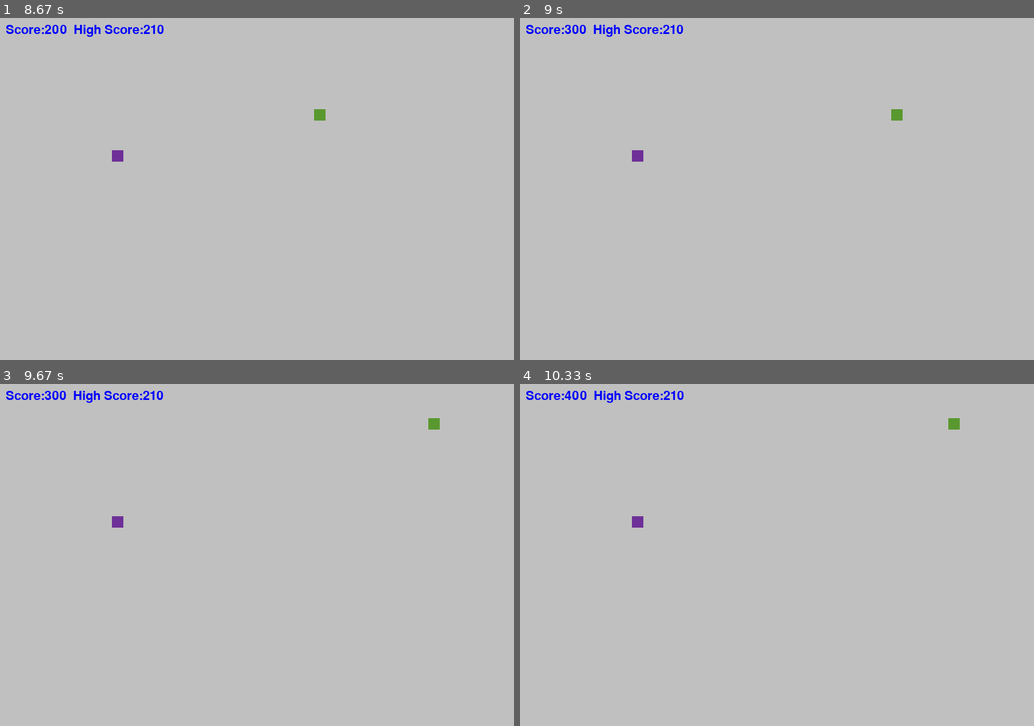
Above: before the commit, frames 1-4 (two rows, left to right).
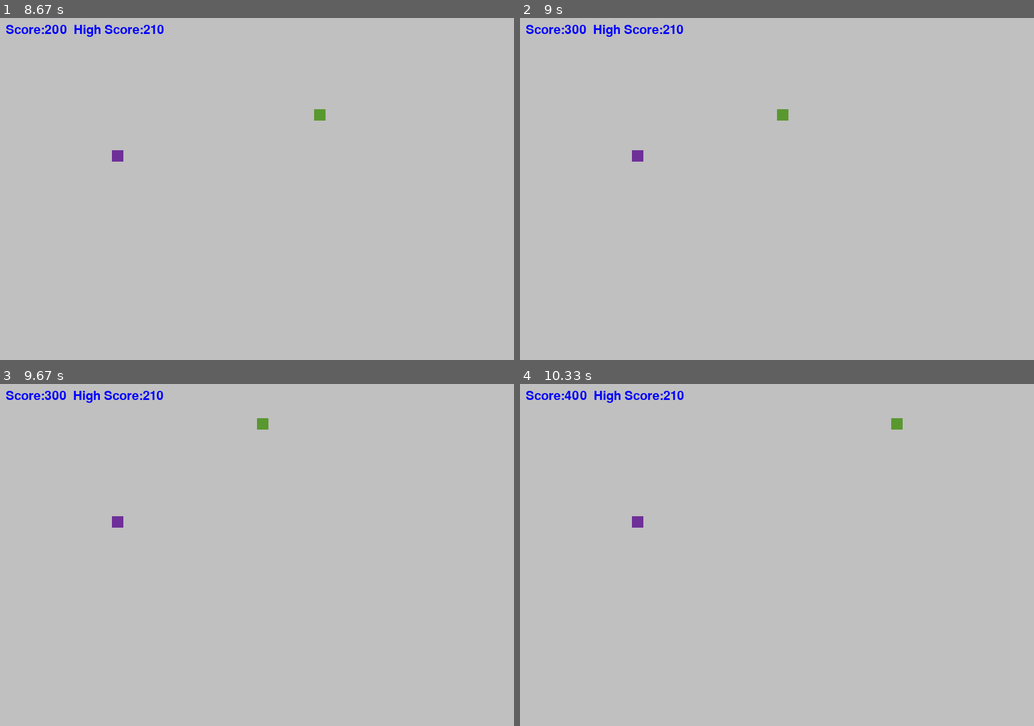
Above: after the commit, the same moments.

Repository: Shaswat125/Snake_pygame
Game: pygame game, started from Snake_game.py
Two runs of this game, one before a commit and one after it. Both use one fixed random seed, a clock stepped at 60 frames per second and the inputs below.
Inputs:
- Up to frame 1 (8.67 s): tap Enter at 0.33, 2.67 s; hold C 0.67-1.13 s; hold Right 0.67-1.13 s; hold V 1.17-1.63 s; hold Right 1.17-1.63 s; hold Up 2.17-2.63 s; hold Enter 4-4.47 s; tap C at 4.5, 7.22 s; hold Down 5.9-6.2 s; hold Left 6.23-6.63 s; hold Up 6.67-7.03 s; hold Right 7.07-7.7 s; hold Down 7.73-8.1 s; hold Left 8.13-8.6 s; hold Right from 8.63 s (still down)
- Up to frame 2 (9 s): keep holding Right; tap C at 8.78 s
- Up to frame 3 (9.67 s): release Right at 9.1 s; hold Up 9.13-9.43 s; hold Right from 9.47 s (still down)
- Up to frame 4 (10.33 s): release Right at 9.93 s; hold Left from 9.97 s (still down); tap C at 10.12 s

Frame 1 is identical in both runs. In frame 2, 0.1% of the frame differs, in the area x 50-75%, y 26-30%; in frame 3, 0.1%; in frame 4, 0.1%.

Commit message:
Game continues when snake goes back without exiting

Diff:
--- a/Snake_game.py
+++ b/Snake_game.py
@@ -76,37 +76,35 @@
     in_velocity = 5
     speed_x = 5
     speed_y = 0
-    if(not os.path.exists("HighScore.txt")):
+    last_direction = 'RIGHT'
+    if not os.path.exists("HighScore.txt"):
         f = open("HighScore.txt", "w")
         f.write("0")
         f.close()
     f = open("HighScore.txt", "r")
     hi_score = f.read()
     f.close()
-
     snk_list = []
     snk_length = 1
     food_x = random.randint(30, width / 2)
     food_y = random.randint(30, height / 2)
     score = 0
-
     while not exit_game:
         if game_over:
             f = open("HighScore.txt", "w")
             f.write(str(hi_score))
             f.close()
             gameWindow.fill(silver)
-            gameWindow.blit(go,(0,0))
+            gameWindow.blit(go, (0, 0))
             text_screen("Press enter to play again", white, 300, 520)
             for event in pygame.event.get():
                 if event.type == pygame.QUIT:
                     exit_game = True
                     pygame.quit()
                     quit()
-                if event.type==pygame.KEYDOWN:
-                    if event.key==pygame.K_RETURN:
+                if event.type == pygame.KEYDOWN:
+                    if event.key == pygame.K_RETURN:
                         welcome()
-                if event.type == pygame.KEYDOWN:
                     if event.key == pygame.K_ESCAPE:
                         exit_game = True
                         pygame.quit()
@@ -115,29 +113,27 @@
             for event in pygame.event.get():
                 if event.type == pygame.QUIT:
                     exit_game = True
-
                 if event.type == pygame.KEYDOWN:
-                    if event.key == pygame.K_RIGHT:
+                    if event.key == pygame.K_RIGHT and last_direction != 'LEFT':
                         speed_x = in_velocity
                         speed_y = 0
-
-                    if event.key == pygame.K_LEFT:
+                        last_direction = 'RIGHT'
+                    elif event.key == pygame.K_LEFT and last_direction != 'RIGHT':
                         speed_x = -in_velocity
                         speed_y = 0
-
-                    if event.key == pygame.K_UP:
+                        last_direction = 'LEFT'
+                    elif event.key == pygame.K_UP and last_direction != 'DOWN':
                         speed_y = -in_velocity
                         speed_x = 0
-
-                    if event.key == pygame.K_DOWN:
+                        last_direction = 'UP'
+                    elif event.key == pygame.K_DOWN and last_direction != 'UP':
                         speed_y = in_velocity
                         speed_x = 0
-                    # To increase score press c
+                        last_direction = 'DOWN'
                     if event.key == pygame.K_c:
-                        score+=100
-                    # To decrease velocity press v
+                        score += 100
                     if event.key == pygame.K_v:
-                        in_velocity-=1
+                        in_velocity -= 1
                 if event.type == pygame.KEYDOWN:
                     if event.key == pygame.K_ESCAPE:
                         exit_game = True
@@ -145,39 +141,36 @@
                         quit()
             x += speed_x
             y += speed_y
-
-            if x>width or x<0 or y<0 or y>height:
-                game_over=True
-
+            if x > width or x < 0 or y < 0 or y > height:
+                game_over = True
             gameWindow.fill(silver)
-            text_screen("Score:" + str(score)+ "  High Score:"+str(hi_score), blue, 10, 10)
-            plot_snake(gameWindow,red, snk_list,sn_size)
-
+            text_screen("Score:" + str(score) + "  High Score:" + str(hi_score), blue, 10, 10)
+            plot_snake(gameWindow, red, snk_list, sn_size)
             pygame.draw.rect(gameWindow, purple, [food_x, food_y, sn_size, sn_size])
             if abs(x - food_x) < 15 and abs(y - food_y) < 15:
                 score += 10
-
                 food_x = random.randint(10, width / 1.5)
                 food_y = random.randint(10, height / 2)
-                snk_length+=5
-                if score>int(hi_score):
-                    hi_score=score
+                snk_length += 5
+                if score > int(hi_score):
+                    hi_score = score
                     f = open("HighScore.txt", "w")
                     f.write(str(hi_score))
                     f.close()
-            head=[]
+            head = []
             head.append(x)
             head.append(y)
             snk_list.append(head)
-            if len(snk_list)>snk_length:
+            if len(snk_list) > snk_length:
                 del snk_list[0]
 
             if head in snk_list[:-1]:
-                game_over=True
+                game_over = True
         clock.tick(fps)
         pygame.display.update()
     pygame.quit()
     quit()
+
 if True:
     welcome()
     gameloop()
